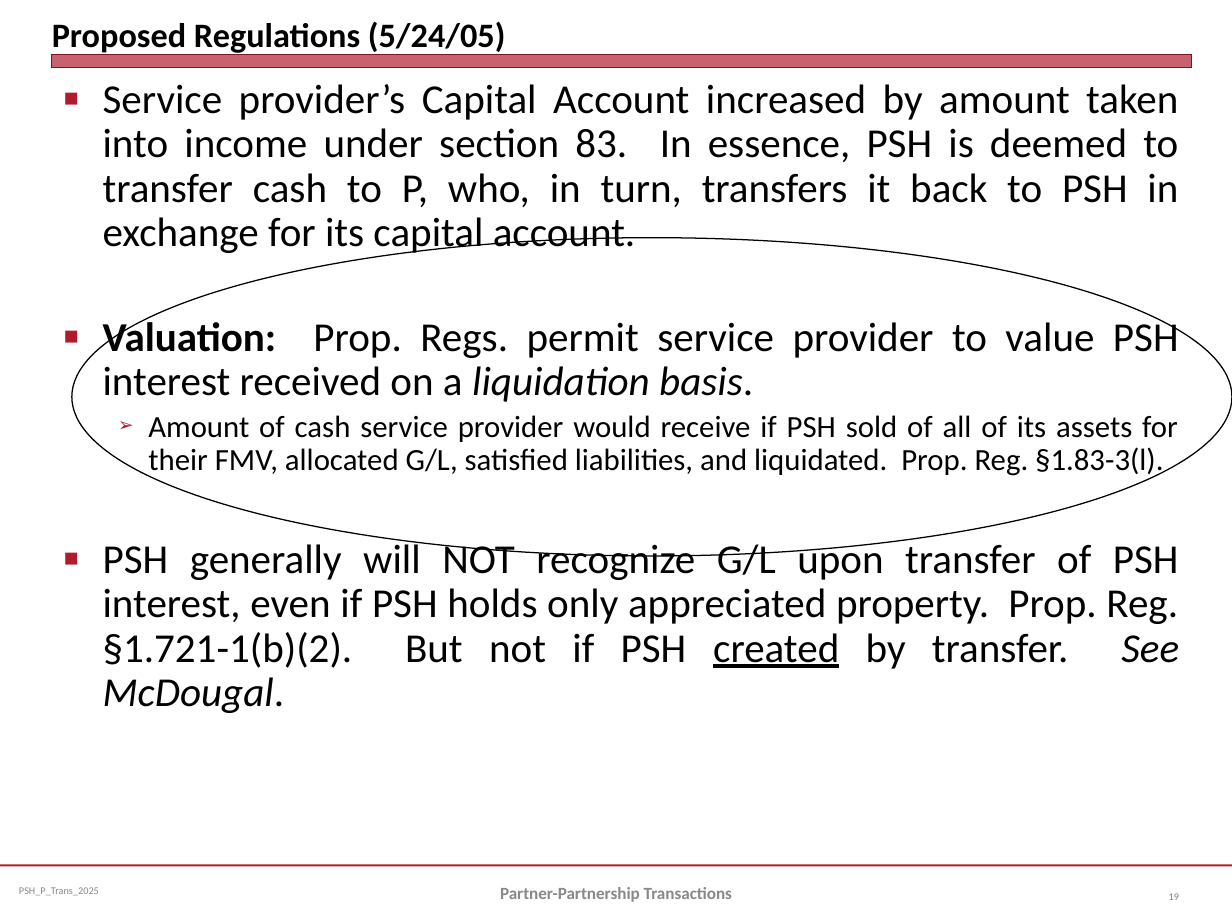
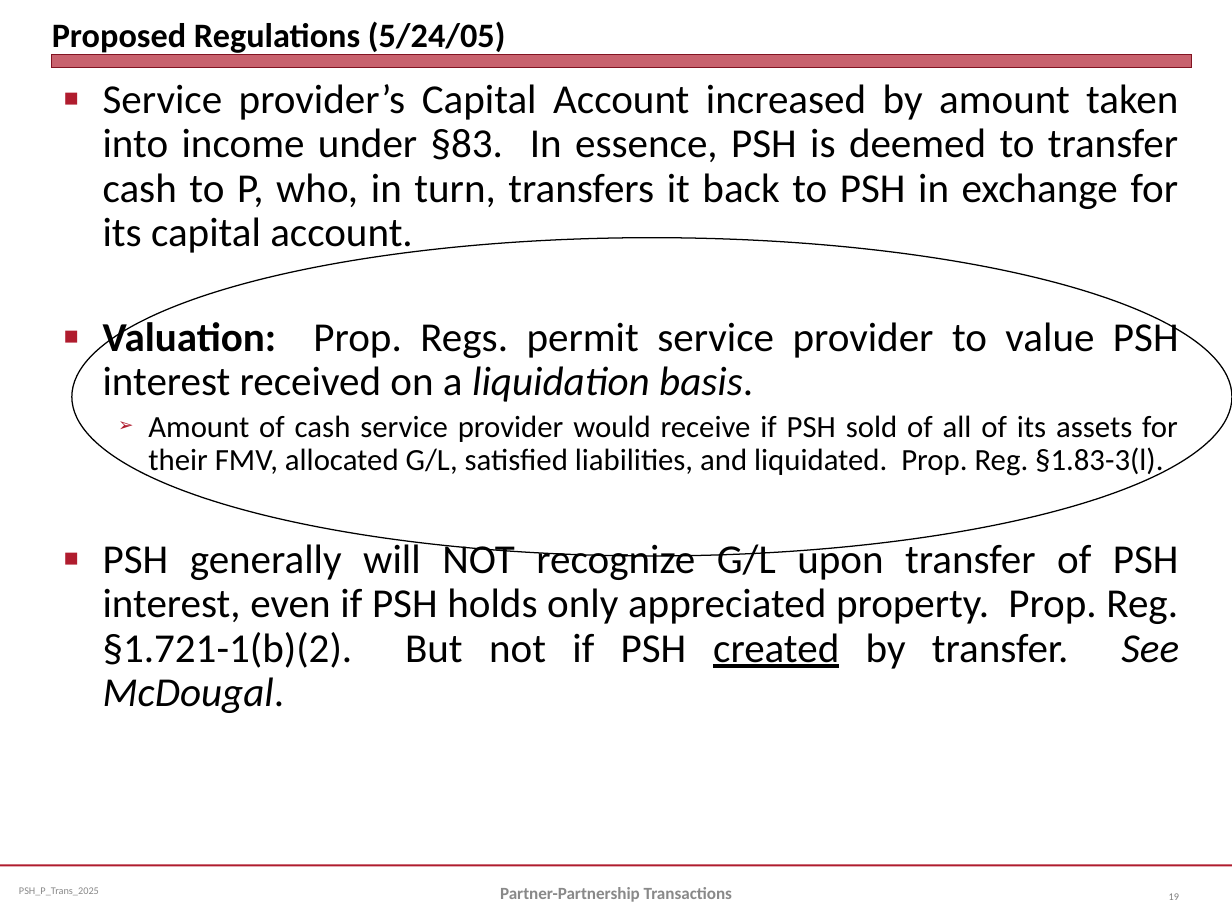
Before and after one commit to jmc877/Partnership-Tax, a slide deck: slide 19 of slides/PSH_P_Trans_2025.pptx. Drawn at 1232x924 pixels with LibreOffice and Linux fonts; fonts in the diff are those of the drawing. Boxes give left, top, right and bottom in pixels: in the first picture for what was removed or moved away, otherwise in the second. Text is boxed around its words. In the diff, an @@ line names an element or a change of style, - is before the commit and + after.

```diff
--- a/slides/PSH_P_Trans_2025.pptx
+++ b/slides/PSH_P_Trans_2025.pptx
@@ text at (103,84,1179,256): text changed @@
-■ Service provider’s Capital Account increased by amount taken into income under section 83. In essence, PSH is deemed to transfer cash to P, who, in turn, transfers it back to PSH in exchange for its capital account.
+■ Service provider’s Capital Account increased by amount taken into income under §83. In essence, PSH is deemed to transfer cash to P, who, in turn, transfers it back to PSH in exchange for its capital account.
```
Also in this commit, not shown: 5 other slides changed.
